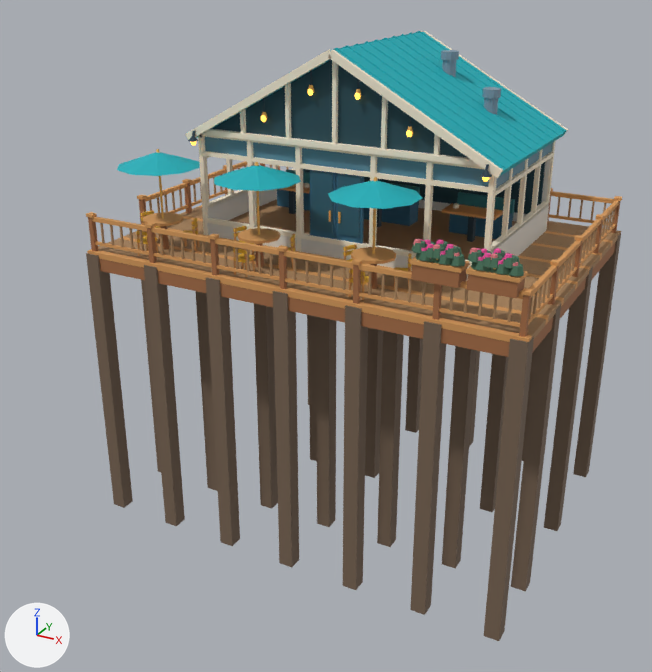
The glTF model assets/models/coastal_shops/sea_glass_grill.glb as it was, and as the next commit left it.
The view is the same before and after, from a 50 mm camera at (12.3, -25.9, 8.8) aimed at (-1.0, -1.7, -3.3). The lights are fixed; the arrows at lower left show +X, +Y and +Z. The first picture is the older version. Vertices at exactly the same position are counted once.

Script lines for the objects in view, before the commit:
```python
me_cube = bpy.data.meshes.new('Cube')
me_cube.from_pydata(...)  # 5766 vertices, 9408 faces; spans x -7.0..7.0, y -6.1..4.1, z -9.3..6.1
me_cube.materials.append(mat_honey)  # orange #d89b5b
me_cube.materials.append(mat_dock)  # brown #ac865e
me_cube.materials.append(mat_cedar)  # brown #a56d45
me_cube.materials.append(mat_pile)  # brown #776351
me_cube.materials.append(mat_pearl)  # white #e5e3db
me_cube.materials.append(mat_deepteal)  # dark cyan #214853
me_cube.materials.append(mat_glass)  # dark cyan #316375
me_cube.materials.append(mat_cream)  # beige #e9d2a9
me_cube.materials.append(mat_ivory)  # pale yellow #faf0d8
me_cube.materials.append(mat_marine)  # blue #326884
me_cube.materials.append(mat_patina)  # cyan #367f82
me_cube.materials.append(mat_ink)  # dark blue #263c49
me_cube.materials.append(mat_lamplight)  # orange #ffc656, glowing orange #ffb545
me_cube.materials.append(mat_reflection)  # cyan #55869a
me_cube.materials.append(mat_brass)  # orange #efb85d
me_cube.materials.append(mat_aqua)  # cyan #10aeb8
me_cube.materials.append(mat_zinc)  # greyish blue #8fa4b4
me_cube.materials.append(mat_marigold)  # yellow #efb830
me_cube.materials.append(mat_leaf)  # dark green #48735a
me_cube.materials.append(mat_bloom)  # pink #d97980
me_cube.materials.append(mat_petal)  # pink #e9519c
ob_sea_glass_grill = bpy.data.objects.new('sea_glass_grill', me_cube)
ob_sea_glass_grill.location = (0.0, 0.0, 0.0)
```
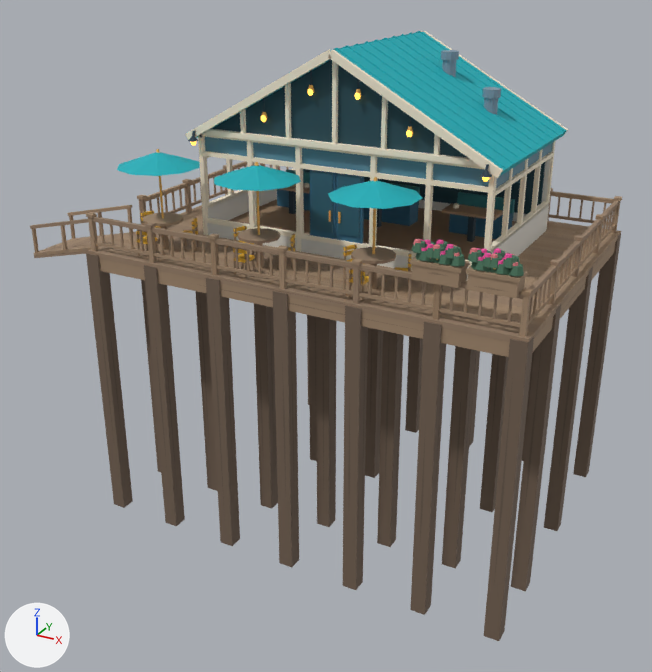
Location of each change, [x1, y1, x2, y2] in pixels of the pictures (652 x 672 px):
'sea_glass_grill', reshaped (10% wider): before [86, 31, 622, 641]; after [30, 31, 622, 641]
part 1 of me_cube, built on: before [141, 192, 590, 289]; after [30, 161, 620, 359]
part 2 of me_cube, recoloured: [146, 217, 584, 263] in both
part 3 of me_cube, recoloured: [87, 196, 622, 279] in both
part 4 of me_cube, recoloured: [151, 210, 604, 292] in both
part 5 of me_cube, recoloured: [139, 165, 553, 262] in both
part 6 of me_cube, recoloured: [88, 253, 591, 343] in both

The change, as a list of edits to the scene's bpy script:
```text
Add mat_weathered_fir_2:
    mat_weathered_fir_2 = principled_material('Weathered fir 2')
    mat_weathered_fir_2.base_color = (0.36, 0.246, 0.155)  # beige #a2886e
    mat_weathered_fir_2.roughness = 0.77
Add mat_pier_timber:
    mat_pier_timber = principled_material('Pier timber')
    mat_pier_timber.base_color = (0.17, 0.118, 0.082)  # brown #736051
    mat_pier_timber.roughness = 0.77
Add mat_weathered_fir_3:
    mat_weathered_fir_3 = principled_material('Weathered fir 3')
    mat_weathered_fir_3.base_color = (0.32, 0.219, 0.145)  # brown #99816a
    mat_weathered_fir_3.roughness = 0.77
Add mat_weathered_fir_0:
    mat_weathered_fir_0 = principled_material('Weathered fir 0')
    mat_weathered_fir_0.base_color = (0.34, 0.225, 0.135)  # brown #9e8267
    mat_weathered_fir_0.roughness = 0.77
Add mat_weathered_fir_1:
    mat_weathered_fir_1 = principled_material('Weathered fir 1')
    mat_weathered_fir_1.base_color = (0.38, 0.26, 0.164)  # beige #a68b71
    mat_weathered_fir_1.roughness = 0.77
Change me_cube:
    remove me_cube.from_pydata(...)  # 5766 vertices, 9408 faces; spans x -7.0..7.0, y -6.1..4.1, z -9.3..6.1
    remove me_cube.materials.append(mat_dock)  # brown #ac865e
    remove me_cube.materials.append(mat_cedar)  # brown #a56d45
    add me_cube.from_pydata(...)  # 10390 vertices, 18560 faces; spans x -9.8..7.0, y -6.1..4.1, z -9.3..6.1
    me_cube part 1: 50 vertices moved within x -6.8..6.8, y -6.1..3.8, z 0.0..3.3; 4624 vertices added at x -9.8..7.0, y -6.1..4.1, z -8.8..3.3
    me_cube part 2: 199 faces spanning x -6.9..6.9, y -6.0..3.9, z 0.0..2.8 switch from mat_honey (orange #d89b5b) to mat_weathered_fir_3 (brown #99816a)
    me_cube part 3: 139 faces spanning x -6.9..6.9, y -6.1..3.9, z 0.0..2.8 switch from mat_honey (orange #d89b5b) to mat_weathered_fir_2 (beige #a2886e)
    me_cube part 4: 76 faces spanning x -5.9..6.9, y -6.0..3.9, z 0.0..1.2 switch from mat_honey (orange #d89b5b) to mat_weathered_fir_0 (brown #9e8267)
    me_cube part 5: 153 faces spanning x -6.9..4.6, y -6.0..3.9, z 0.0..2.8 switch from mat_honey (orange #d89b5b) to mat_weathered_fir_1 (beige #a68b71)
    me_cube part 6: 111 faces spanning x -7.0..7.0, y -6.1..4.1, z -9.3..-0.1 switch from mat_pile (brown #776351) to mat_pier_timber (brown #736051)
    add me_cube.materials.append(mat_weathered_fir_3_grain)  # brown #86705c
    add me_cube.materials.append(mat_weathered_fir_2_grain)  # brown #8d765f
    add me_cube.materials.append(mat_weathered_fir_0_grain)  # brown #897259
    add me_cube.materials.append(mat_weathered_fir_1_grain)  # brown #907962
    add me_cube.materials.append(mat_pier_timber_grain)  # brown #635346
```
